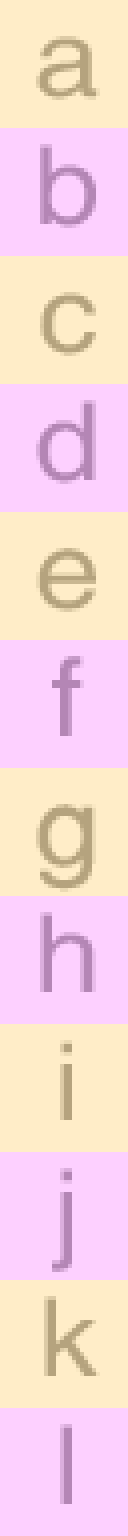
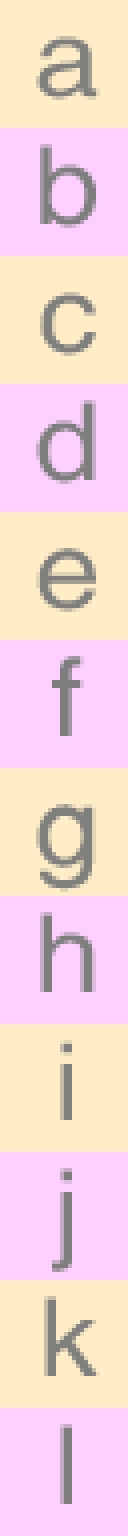
Revision of a layered (128, 1536) image; what changed, layer by layer:
moved "Factory" above "32x32", painted on it over <box>36,36,100,1504</box>
